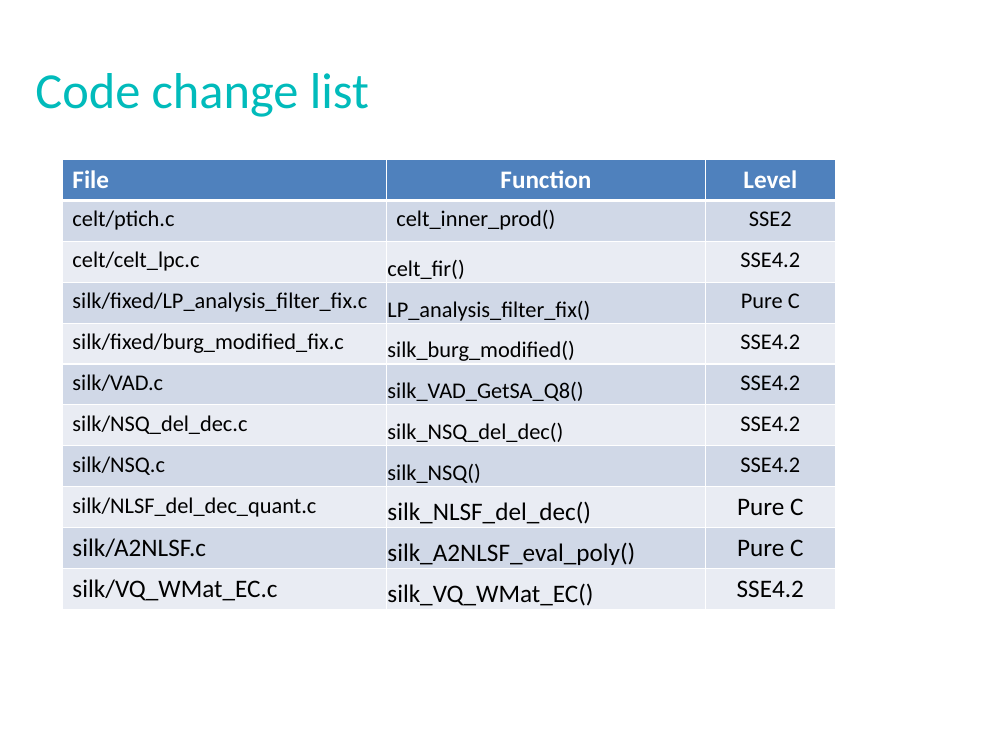
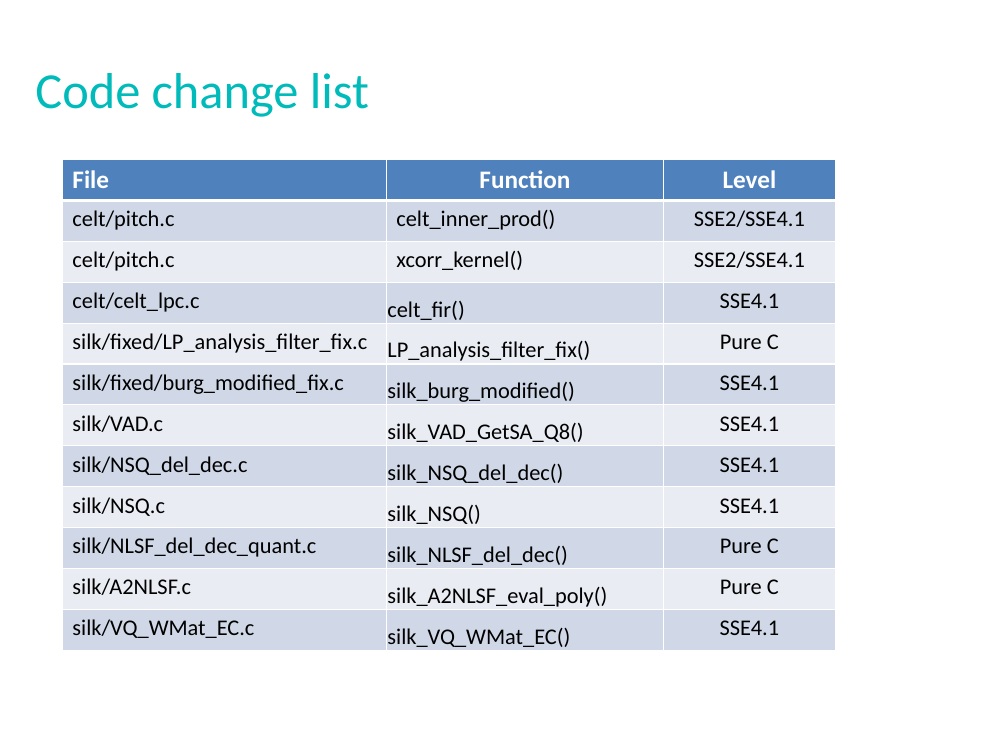
Before and after one commit to cisco/opus, a slide deck: slide 7 of cisco-opus-optimization.pptx (slide 6 before the commit). Drawn at 1008x756 pixels with LibreOffice and Linux fonts; fonts in the diff are those of the drawing. Boxes give left, top, right and bottom in pixels: in the first picture for what was removed or moved away, otherwise in the second. Text is boxed around its words. In the diff, an @@ line names an element or a change of style, - is before the commit and + after.

```diff
--- a/cisco-opus-optimization.pptx
+++ b/cisco-opus-optimization.pptx
@@ table at (62, 159, 835, 651) @@
-row 2: celt/ptich.c | celt_inner_prod() | SSE2
-row 3: celt/celt_lpc.c | celt_fir() | SSE4.2
+row 2: celt/pitch.c | celt_inner_prod() | SSE2/SSE4.1
+row 3: celt/pitch.c | xcorr_kernel() | SSE2/SSE4.1
+row 4: celt/celt_lpc.c | celt_fir() | SSE4.1
-row 6, column 3: SSE4.2
+row 6, column 3: SSE4.1
-row 7, column 3: SSE4.2
+row 7, column 3: SSE4.1
-row 8, column 3: SSE4.2
+row 8, column 3: SSE4.1
-row 9, column 3: SSE4.2
+row 9, column 3: SSE4.1
-row 12, column 3: SSE4.2
+row 12, column 3: SSE4.1
```
Also in this commit, not shown: 7 other slides changed, 2 slides added, 1 slide removed.
